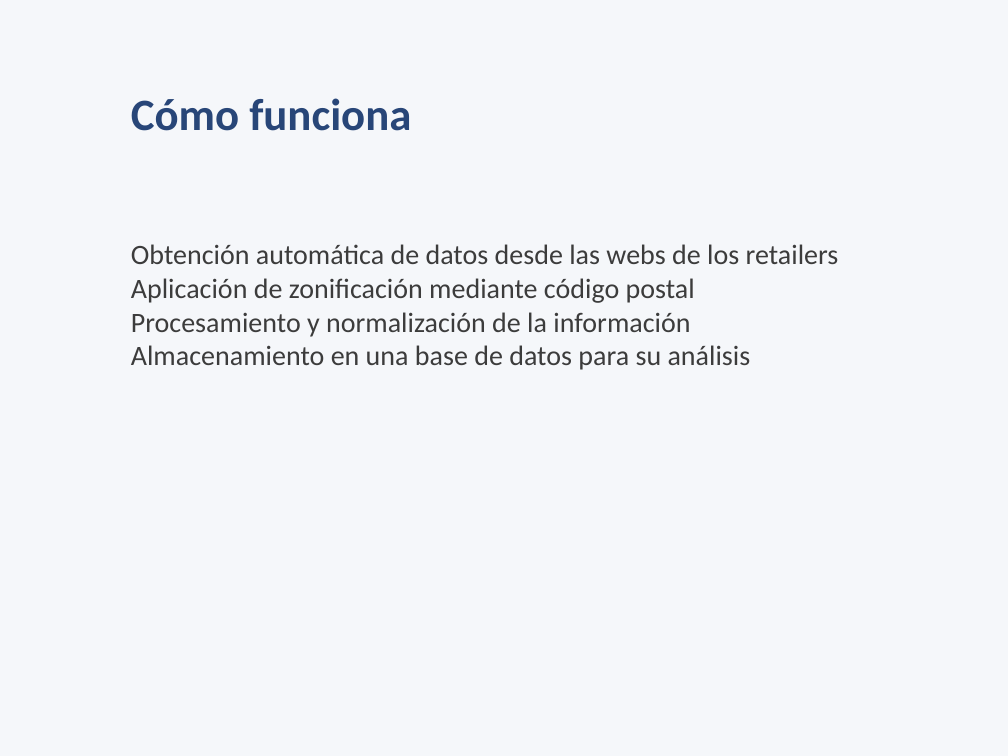
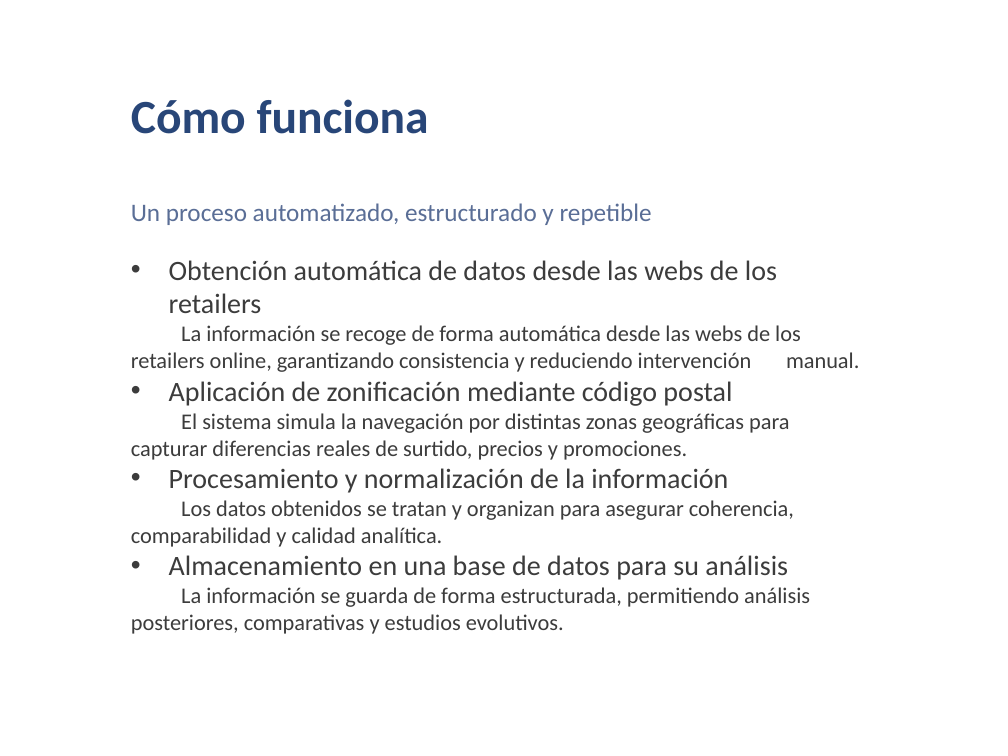
Before and after one commit to egarde-git/proyecto-curso, a slide deck: slide 6 of PresentacionProyecto.pptx. Drawn at 1008x756 pixels with LibreOffice and Linux fonts; fonts in the diff are those of the drawing. Boxes give left, top, right and bottom in pixels: in the first picture for what was removed or moved away, otherwise in the second. Text is boxed around its words. In the diff, an @@ line names an element or a change of style, - is before the commit and + after.

```diff
--- a/PresentacionProyecto.pptx
+++ b/PresentacionProyecto.pptx
@@ background #F5F7FA to #FFFFFF @@
@@ text "Cómo funciona" at <box>131,99,429,134</box>: size 32 to 34 pt @@
@@ text added at <box>131,203,652,225</box>, 18 pt, text #5A6E96 @@
+Un proceso automatizado, estructurado y repetible
@@ text "Obtención automática de datos desde ...": place and size @@
-text "Obtención automática de datos desde ..." at <box>131,244,839,370</box>
+text "Obtención automática de datos desde ..." at <box>131,260,859,634</box>
@@ text at <box>169,260,788,580</box>: bullet none to • @@
@@ text at <box>131,325,859,372</box>: paragraph added @@
+La información se recoge de forma automática desde las webs de los retailers online, garantizando consistencia y reduciendo intervención manual.
@@ text at <box>131,413,789,460</box>: paragraph added @@
+El sistema simula la navegación por distintas zonas geográficas para capturar diferencias reales de surtido, precios y promociones.
@@ text at <box>131,500,794,547</box>: paragraph added @@
+Los datos obtenidos se tratan y organizan para asegurar coherencia, comparabilidad y calidad analítica.
@@ text at <box>131,587,810,634</box>: paragraph added @@
+La información se guarda de forma estructurada, permitiendo análisis posteriores, comparativas y estudios evolutivos.
```
Also in this commit, not shown: 8 other slides changed.
